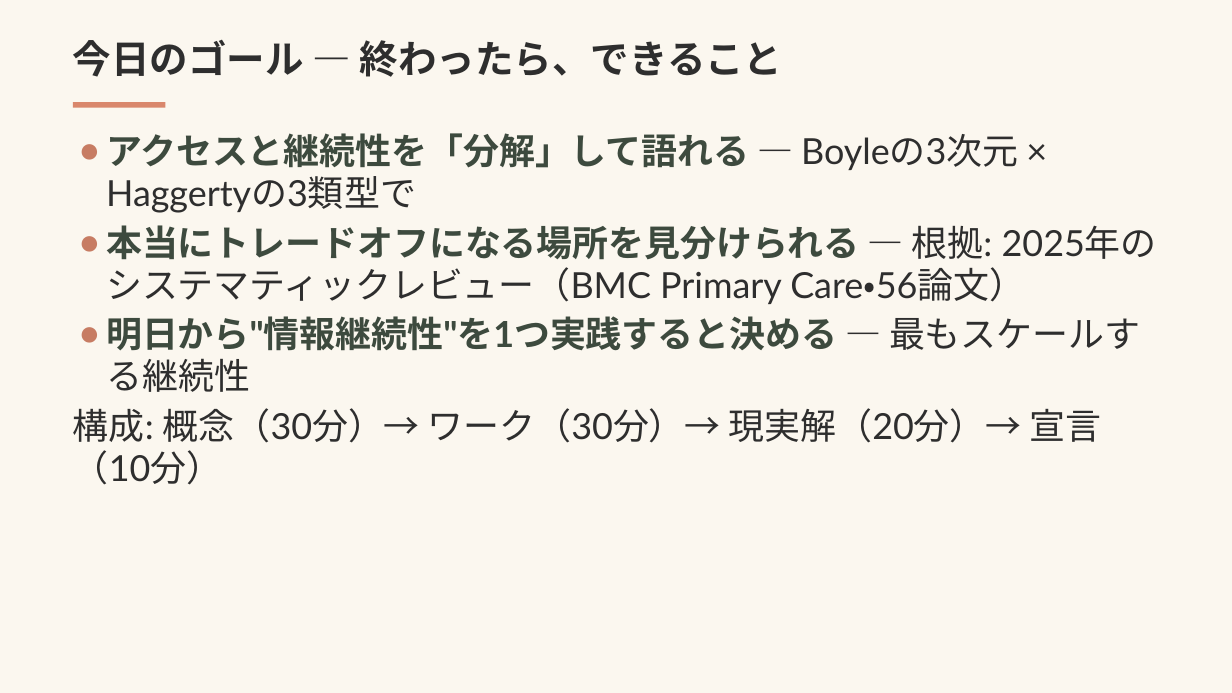
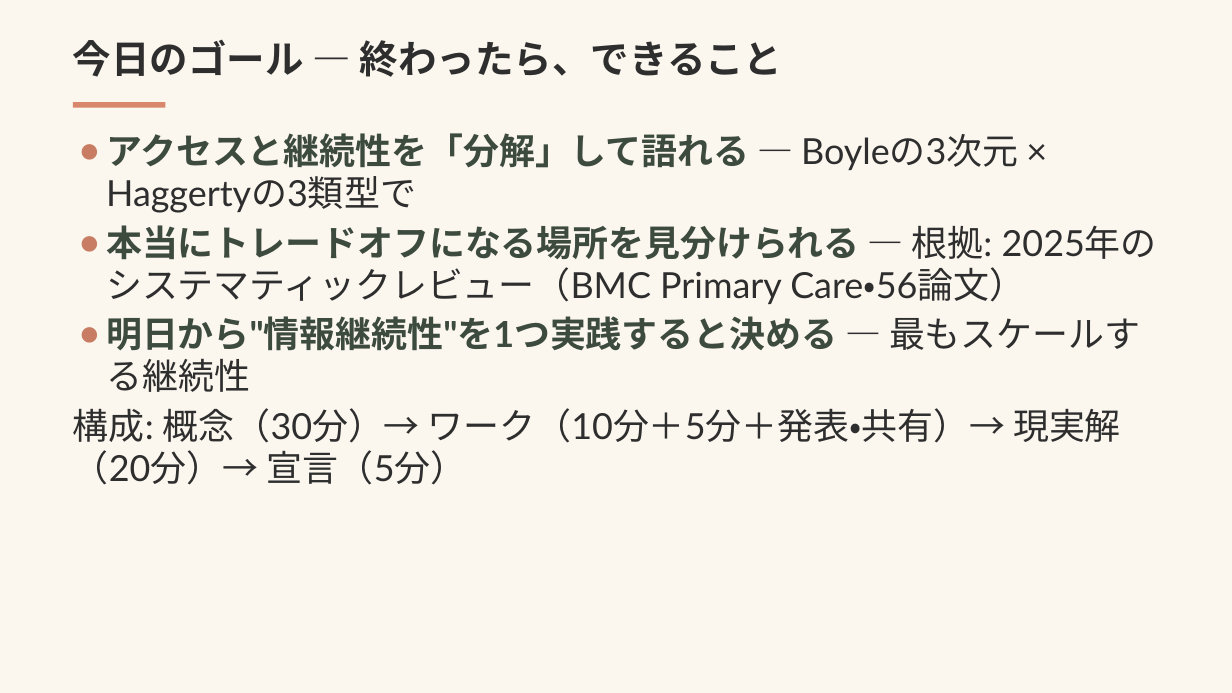
Before and after one commit to Tama831/ai-agent-team-materials, a slide deck: slide 2 of output/education/2026-06-19_access-continuity-residents/access-continuity_slides_residents.pptx. Drawn at 1232x693 pixels with LibreOffice and Linux fonts; fonts in the diff are those of the drawing. Boxes give left, top, right and bottom in pixels: in the first picture for what was removed or moved away, otherwise in the second. Text is boxed around its words. In the diff, an @@ line names an element or a change of style, - is before the commit and + after.

```diff
--- a/output/education/2026-06-19_access-continuity-residents/access-continuity_slides_residents.pptx
+++ b/output/education/2026-06-19_access-continuity-residents/access-continuity_slides_residents.pptx
@@ text at [73,408,1121,485]: text changed @@
-構成: 概念（30分）→ ワーク（30分）→ 現実解（20分）→ 宣言（10分）
+構成: 概念（30分）→ ワーク（10分＋5分＋発表 ・共有）→ 現実解（20分）→ 宣言（5分）
```
Also in this commit, not shown: 3 other files.
